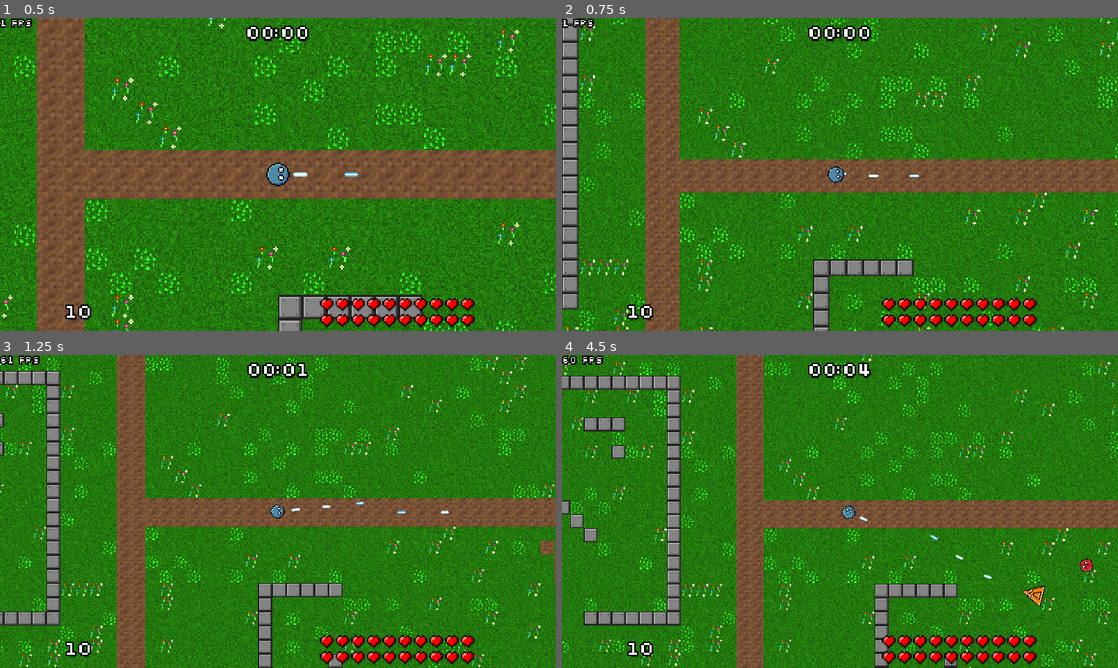
Above: before the commit, frames 1-4 (two rows, left to right).
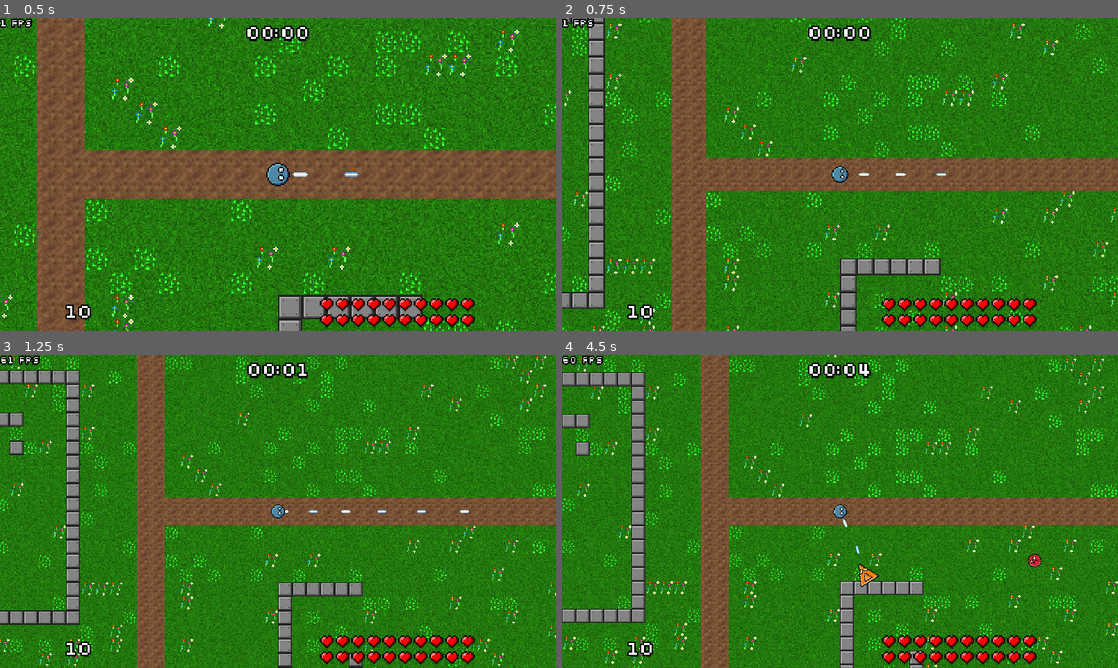
Above: after the commit, the same moments.

Repository: veprogames/top-down-incremental
Game: Godot game, scene res://level/level.tscn
Same seed, same stepped clock (60 frames per second), same inputs: the game is played once before the commit and once after it.
Inputs (mouse positions are in pixels of both pictures, inside the frame that each line leads up to):
- Up to frame 1 (0.5 s): no input
- Up to frame 2 (0.75 s): move the mouse to (867, 174) at 0.52 s
- Up to frame 3 (1.25 s): no input
- Up to frame 4 (4.5 s): move the mouse to (812, 511) at 1.27 s; move the mouse to (851, 505) at 2.02 s; move the mouse to (834, 517) at 2.77 s; move the mouse to (878, 514) at 3.52 s; move the mouse to (795, 508) at 4.27 s

Frame 1 is identical in both runs. In frame 2, 43% of the frame differs, in the area x 0-100%, y 0-100%; in frame 3, 41%; in frame 4, 45%.

Commit message:
display highscores, add main menu, game over screen

Diff:
--- /dev/null
+++ b/global/F.gd
@@ -0,0 +1,9 @@
+class_name F
+extends Object
+
+
+static func t(seconds: float) -> String:
+	var minutes: int = int(seconds / 60)
+	var secs: int = int(seconds) % 60
+
+	return "%02d:%02d" % [minutes, secs]
--- a/highscore/highscore_entry.gd
+++ b/highscore/highscore_entry.gd
@@ -1,5 +1,7 @@
 class_name HighscoreEntry
 extends Resource
+
+signal removed
 
 @export var player_name: String
 @export var time: float
--- a/highscore/highscore_list.gd
+++ b/highscore/highscore_list.gd
@@ -1,5 +1,8 @@
 class_name HighscoreList
 extends Resource
+
+signal entry_added(index: int, entry: HighscoreEntry)
+
 
 @export var entries: Array[HighscoreEntry]
 
@@ -13,4 +16,8 @@
 
 	entries.sort_custom(_sort_function)
 
-	entries.pop_back()
+	@warning_ignore("unsafe_cast") # entries typed as Array[HighscoreEntry]
+	var removed: HighscoreEntry = entries.pop_back() as HighscoreEntry
+	removed.removed.emit()
+
+	entry_added.emit(entries.find(entry), entry)
--- /dev/null
+++ b/highscore/ui_highscore_entry.gd
@@ -0,0 +1,25 @@
+class_name UIHighscoreEntry
+extends HBoxContainer
+
+@export var entry: HighscoreEntry : set = _set_highscore_entry
+
+@onready var label_name: Label = $LabelName
+@onready var label_time: Label = $LabelTime
+
+
+func _set_highscore_entry(entry_: HighscoreEntry) -> void:
+	if not is_node_ready():
+		await ready
+
+	if entry:
+		entry.removed.disconnect(_on_entry_removed)
+
+	entry = entry_
+	entry.removed.connect(_on_entry_removed)
+
+	label_name.text = entry_.player_name
+	label_time.text = F.t(entry_.time)
+
+
+func _on_entry_removed() -> void:
+	queue_free()
--- /dev/null
+++ b/highscore/ui_highscore_entry.tscn
@@ -0,0 +1,21 @@
+[gd_scene load_steps=2 format=3 uid="uid://dpv0jk87jho85"]
+
+[ext_resource type="Script" path="res://highscore/ui_highscore_entry.gd" id="1_bvvbn"]
+
+[node name="UIHighscoreEntry" type="HBoxContainer"]
+custom_minimum_size = Vector2(640, 0)
+offset_right = 40.0
+offset_bottom = 40.0
+script = ExtResource("1_bvvbn")
+
+[node name="LabelName" type="Label" parent="."]
+layout_mode = 2
+text = "Player"
+
+[node name="Spacer" type="Control" parent="."]
+layout_mode = 2
+size_flags_horizontal = 3
+
+[node name="LabelTime" type="Label" parent="."]
+layout_mode = 2
+text = "0:00"
--- /dev/null
+++ b/highscore/ui_highscore_list.gd
@@ -0,0 +1,31 @@
+class_name UIHighscoreList
+extends VBoxContainer
+
+static var EntryScene: PackedScene = preload("res://highscore/ui_highscore_entry.tscn")
+
+
+@export var list: HighscoreList : set = _set_list
+
+
+func add_entry(entry: HighscoreEntry) -> UIHighscoreEntry:
+	var ui_entry: UIHighscoreEntry = EntryScene.instantiate() as UIHighscoreEntry
+	ui_entry.entry = entry
+	add_child(ui_entry)
+	return ui_entry
+
+
+func _set_list(list_: HighscoreList) -> void:
+	if list:
+		list.entry_added.disconnect(_on_list_entry_added)
+
+	list = list_
+
+	for entry: HighscoreEntry in list.entries:
+		add_entry(entry)
+
+	list.entry_added.connect(_on_list_entry_added)
+
+
+func _on_list_entry_added(index: int, entry: HighscoreEntry) -> void:
+	var added_entry: UIHighscoreEntry = add_entry(entry)
+	move_child(added_entry, index)
--- /dev/null
+++ b/highscore/ui_highscore_list.tscn
@@ -0,0 +1,12 @@
+[gd_scene load_steps=2 format=3 uid="uid://dhqwb1lmxih46"]
+
+[ext_resource type="Script" path="res://highscore/ui_highscore_list.gd" id="1_jnyl8"]
+
+[node name="UIHighscoreList" type="VBoxContainer"]
+anchors_preset = 14
+anchor_top = 0.5
+anchor_right = 1.0
+anchor_bottom = 0.5
+grow_horizontal = 2
+grow_vertical = 2
+script = ExtResource("1_jnyl8")
--- a/level/level.gd
+++ b/level/level.gd
@@ -3,18 +3,23 @@
 
 var time: float = 0.0
 
+var game_over: bool = false
+
 @onready var enemies: Node2D = $Enemies
 @onready var gems: Node2D = $Gems
 
 @onready var label_fps: Label = $CanvasLayer/LabelFPS
+@onready var game_over_screen: GameOverScreen = $CanvasLayerGameOver/GameOverScreen
 
 
 func _ready() -> void:
 	Game.load_game()
-
+	game_over_screen.initialize()
+	Input.mouse_mode = Input.MOUSE_MODE_CAPTURED
 
 func _process(delta: float) -> void:
-	time += delta
+	if not game_over:
+		time += delta
 
 	label_fps.text = "%d fps" % Engine.get_frames_per_second()
 
@@ -32,6 +37,12 @@
 
 
 func _on_player_died() -> void:
+	game_over = true
+	game_over_screen.fade_in()
+	Input.mouse_mode = Input.MOUSE_MODE_VISIBLE
 	Game.highscores.add_entry(HighscoreEntry.create("Player", time))
 	Game.save_game()
-	get_tree().reload_current_scene.call_deferred()
+
+
+func _on_game_over_screen_restarted() -> void:
+	get_tree().reload_current_scene()
--- a/level/level.tscn
+++ b/level/level.tscn
@@ -12,6 +12,7 @@
 [ext_resource type="PackedScene" uid="uid://b23dh2uhv8tvh" path="res://level/ui/level_time.tscn" id="6_u8prs"]
 [ext_resource type="PackedScene" uid="uid://brn8qtcwgwwuq" path="res://spawner/level_spawner.tscn" id="7_geyi5"]
 [ext_resource type="TileSet" uid="uid://ixdl5mfo36fg" path="res://level/tiles/tile_set.tres" id="12_nl3ch"]
+[ext_resource type="PackedScene" uid="uid://bvo27dq1r1rt3" path="res://level/ui/game_over_screen.tscn" id="13_23rtj"]
 
 [sub_resource type="WorldBoundaryShape2D" id="WorldBoundaryShape2D_vjv4r"]
 normal = Vector2(1, 0)
@@ -48,6 +49,55 @@
 [node name="TileMapLayer" type="TileMapLayer" parent="."]
 tile_map_data = PackedByteArray("AADD/8z/AAAAAAMAAADD/9r/AAAAAAMAAADD/+X/AAAAAAMAAADD/woAAAAAAAMAAADD/w4AAAAAAAMAAADD/x …(67856 unchanged characters)…
 tile_set = ExtResource("12_nl3ch")
+
+[node name="PlayerCamera" parent="." instance=ExtResource("3_wppie")]
+position = Vector2(634, 481)
+
+[node name="PlayerDamage" parent="." instance=ExtResource("3_xo2ng")]
+
+[node name="Border" type="Node2D" parent="."]
+
+[node name="Left" type="StaticBody2D" parent="Border"]
+position = Vector2(-1000, 0)
+collision_layer = 4
+collision_mask = 9
+
+[node name="CollisionShape2D" type="CollisionShape2D" parent="Border/Left"]
+shape = SubResource("WorldBoundaryShape2D_vjv4r")
+
+[node name="Right" type="StaticBody2D" parent="Border"]
+position = Vector2(1000, 0)
+collision_layer = 4
+collision_mask = 9
+
+[node name="CollisionShape2D" type="CollisionShape2D" parent="Border/Right"]
+shape = SubResource("WorldBoundaryShape2D_pa783")
+
+[node name="Top" type="StaticBody2D" parent="Border"]
+position = Vector2(0, -1000)
+collision_layer = 4
+collision_mask = 9
+
+[node name="CollisionShape2D" type="CollisionShape2D" parent="Border/Top"]
+shape = SubResource("WorldBoundaryShape2D_wudsr")
+
+[node name="Bottom" type="StaticBody2D" parent="Border"]
+position = Vector2(0, 1000)
+collision_layer = 4
+collision_mask = 9
+
+[node name="CollisionShape2D" type="CollisionShape2D" parent="Border/Bottom"]
+shape = SubResource("WorldBoundaryShape2D_u1xbg")
+
+[node name="LevelSpawner" parent="." instance=ExtResource("7_geyi5")]
+
+[node name="Gems" type="Node2D" parent="."]
+
+[node name="Enemies" type="Node2D" parent="."]
+
+[node name="Player" parent="." node_paths=PackedStringArray("player_damage") instance=ExtResource("1_c1fdt")]
+z_index = 1
+player_damage = NodePath("../PlayerDamage")
 
 [node name="CanvasLayer" type="CanvasLayer" parent="."]
 
@@ -100,53 +150,10 @@
 offset_bottom = 37.0
 text = "FPS"
 
-[node name="PlayerCamera" parent="." instance=ExtResource("3_wppie")]
-position = Vector2(634, 481)
+[node name="CanvasLayerGameOver" type="CanvasLayer" parent="."]
+layer = 2
 
-[node name="PlayerDamage" parent="." instance=ExtResource("3_xo2ng")]
-
-[node name="Border" type="Node2D" parent="."]
-
-[node name="Left" type="StaticBody2D" parent="Border"]
-position = Vector2(-1000, 0)
-collision_layer = 4
-collision_mask = 9
-
-[node name="CollisionShape2D" type="CollisionShape2D" parent="Border/Left"]
-shape = SubResource("WorldBoundaryShape2D_vjv4r")
-
-[node name="Right" type="StaticBody2D" parent="Border"]
-position = Vector2(1000, 0)
-collision_layer = 4
-collision_mask = 9
-
-[node name="CollisionShape2D" type="CollisionShape2D" parent="Border/Right"]
-shape = SubResource("WorldBoundaryShape2D_pa783")
-
-[node name="Top" type="StaticBody2D" parent="Border"]
-position = Vector2(0, -1000)
-collision_layer = 4
-collision_mask = 9
-
-[node name="CollisionShape2D" type="CollisionShape2D" parent="Border/Top"]
-shape = SubResource("WorldBoundaryShape2D_wudsr")
-
-[node name="Bottom" type="StaticBody2D" parent="Border"]
-position = Vector2(0, 1000)
-collision_layer = 4
-collision_mask = 9
-
-[node name="CollisionShape2D" type="CollisionShape2D" parent="Border/Bottom"]
-shape = SubResource("WorldBoundaryShape2D_u1xbg")
-
-[node name="LevelSpawner" parent="." instance=ExtResource("7_geyi5")]
-
-[node name="Gems" type="Node2D" parent="."]
-
-[node name="Enemies" type="Node2D" parent="."]
-
-[node name="Player" parent="." node_paths=PackedStringArray("player_damage") instance=ExtResource("1_c1fdt")]
-z_index = 1
-player_damage = NodePath("../PlayerDamage")
+[node name="GameOverScreen" parent="CanvasLayerGameOver" instance=ExtResource("13_23rtj")]
 
 [connection signal="died" from="Player" to="." method="_on_player_died"]
+[connection signal="restarted" from="CanvasLayerGameOver/GameOverScreen" to="." method="_on_game_over_screen_restarted"]
--- /dev/null
+++ b/level/ui/game_over_screen.gd
@@ -0,0 +1,39 @@
+class_name GameOverScreen
+extends Control
+
+signal restarted
+signal faded_out
+
+
+@onready var ui_highscore_list: UIHighscoreList = $Control/UIHighscoreList
+
+
+func initialize() -> void:
+	modulate.a = 0
+	ui_highscore_list.list = Game.highscores
+
+
+func fade_in() -> void:
+	var tween: Tween = create_tween()
+	tween.tween_property(self, ^"modulate:a", 1, 1) \
+		.set_ease(Tween.EASE_IN_OUT)
+
+
+func fade_out() -> void:
+	var tween: Tween = create_tween()
+	tween.tween_property(self, ^"modulate:a", 0, 1) \
+		.set_ease(Tween.EASE_IN_OUT)
+	await tween.finished
+	faded_out.emit()
+
+
+func _on_button_restart_pressed() -> void:
+	fade_out()
+	await faded_out
+	restarted.emit()
+
+
+func _on_button_menu_pressed() -> void:
+	fade_out()
+	await faded_out
+	get_tree().change_scene_to_file("res://main_menu/main_menu.tscn")
--- /dev/null
+++ b/level/ui/game_over_screen.tscn
@@ -0,0 +1,64 @@
+[gd_scene load_steps=3 format=3 uid="uid://bvo27dq1r1rt3"]
+
+[ext_resource type="PackedScene" uid="uid://dhqwb1lmxih46" path="res://highscore/ui_highscore_list.tscn" id="1_kx6rw"]
+[ext_resource type="Script" path="res://level/ui/game_over_screen.gd" id="1_njq8l"]
+
+[node name="GameOverScreen" type="Control"]
+layout_mode = 3
+anchors_preset = 15
+anchor_right = 1.0
+anchor_bottom = 1.0
+grow_horizontal = 2
+grow_vertical = 2
+mouse_filter = 2
+script = ExtResource("1_njq8l")
+
+[node name="ColorRect" type="ColorRect" parent="."]
+layout_mode = 1
+anchors_preset = 15
+anchor_right = 1.0
+anchor_bottom = 1.0
+grow_horizontal = 2
+grow_vertical = 2
+mouse_filter = 2
+color = Color(0, 0, 0, 0.501961)
+
+[node name="Control" type="Control" parent="."]
+layout_mode = 2
+anchors_preset = 0
+offset_left = 16.0
+offset_top = 16.0
+offset_right = 1904.0
+offset_bottom = 1064.0
+mouse_filter = 2
+
+[node name="UIHighscoreList" parent="Control" instance=ExtResource("1_kx6rw")]
+layout_mode = 1
+anchors_preset = 8
+anchor_left = 0.5
+anchor_right = 0.5
+mouse_filter = 2
+
+[node name="HBoxContainer" type="HBoxContainer" parent="Control"]
+layout_mode = 1
+anchors_preset = 7
+anchor_left = 0.5
+anchor_top = 1.0
+anchor_right = 0.5
+anchor_bottom = 1.0
+offset_left = -205.0
+offset_top = -45.0
+offset_right = 205.0
+grow_horizontal = 2
+grow_vertical = 0
+
+[node name="ButtonRestart" type="Button" parent="Control/HBoxContainer"]
+layout_mode = 2
+text = "Restart"
+
+[node name="ButtonMenu" type="Button" parent="Control/HBoxContainer"]
+layout_mode = 2
+text = "Main Menu"
+
+[connection signal="pressed" from="Control/HBoxContainer/ButtonRestart" to="." method="_on_button_restart_pressed"]
+[connection signal="pressed" from="Control/HBoxContainer/ButtonMenu" to="." method="_on_button_menu_pressed"]
--- a/level/ui/level_time.gd
+++ b/level/ui/level_time.gd
@@ -9,7 +9,4 @@
 
 
 func _process(_delta: float) -> void:
-	var minutes: int = int(level.time / 60)
-	var seconds: int = int(level.time) % 60
-
-	text = "%02d:%02d" % [minutes, seconds]
+	text = F.t(level.time)
--- /dev/null
+++ b/main_menu/main_menu.gd
@@ -0,0 +1,10 @@
+class_name MainMenu
+extends Node2D
+
+
+func _on_button_play_pressed() -> void:
+	get_tree().change_scene_to_file("res://level/level.tscn")
+
+
+func _on_button_quit_pressed() -> void:
+	get_tree().quit()
--- /dev/null
+++ b/main_menu/main_menu.tscn
@@ -0,0 +1,32 @@
+[gd_scene load_steps=2 format=3 uid="uid://bd54lb04sfcow"]
+
+[ext_resource type="Script" path="res://main_menu/main_menu.gd" id="1_d4mu3"]
+
+[node name="MainMenu" type="Node2D"]
+script = ExtResource("1_d4mu3")
+
+[node name="CanvasLayer" type="CanvasLayer" parent="."]
+
+[node name="VBoxContainer" type="VBoxContainer" parent="CanvasLayer"]
+anchors_preset = 8
+anchor_left = 0.5
+anchor_top = 0.5
+anchor_right = 0.5
+anchor_bottom = 0.5
+offset_left = -55.5
+offset_top = -47.0
+offset_right = 55.5
+offset_bottom = 47.0
+grow_horizontal = 2
+grow_vertical = 2
+
+[node name="ButtonPlay" type="Button" parent="CanvasLayer/VBoxContainer"]
+layout_mode = 2
+text = "Play"
+
+[node name="ButtonQuit" type="Button" parent="CanvasLayer/VBoxContainer"]
+layout_mode = 2
+text = "Quit"
+
+[connection signal="pressed" from="CanvasLayer/VBoxContainer/ButtonPlay" to="." method="_on_button_play_pressed"]
+[connection signal="pressed" from="CanvasLayer/VBoxContainer/ButtonQuit" to="." method="_on_button_quit_pressed"]
--- a/player/player.gd
+++ b/player/player.gd
@@ -35,8 +35,6 @@
 
 func _ready() -> void:
 	hp = max_hp
-
-	Input.mouse_mode = Input.MOUSE_MODE_CAPTURED
 
 
 func _unhandled_input(event: InputEvent) -> void:
Not shown: 1 places in level/level.tscn that only renumber resources
